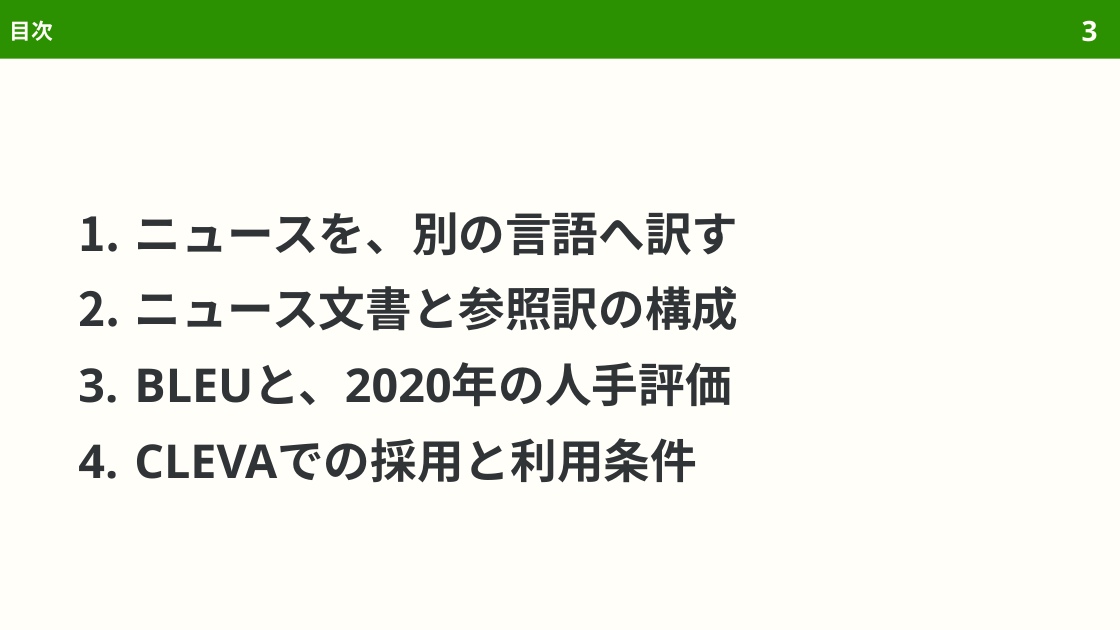
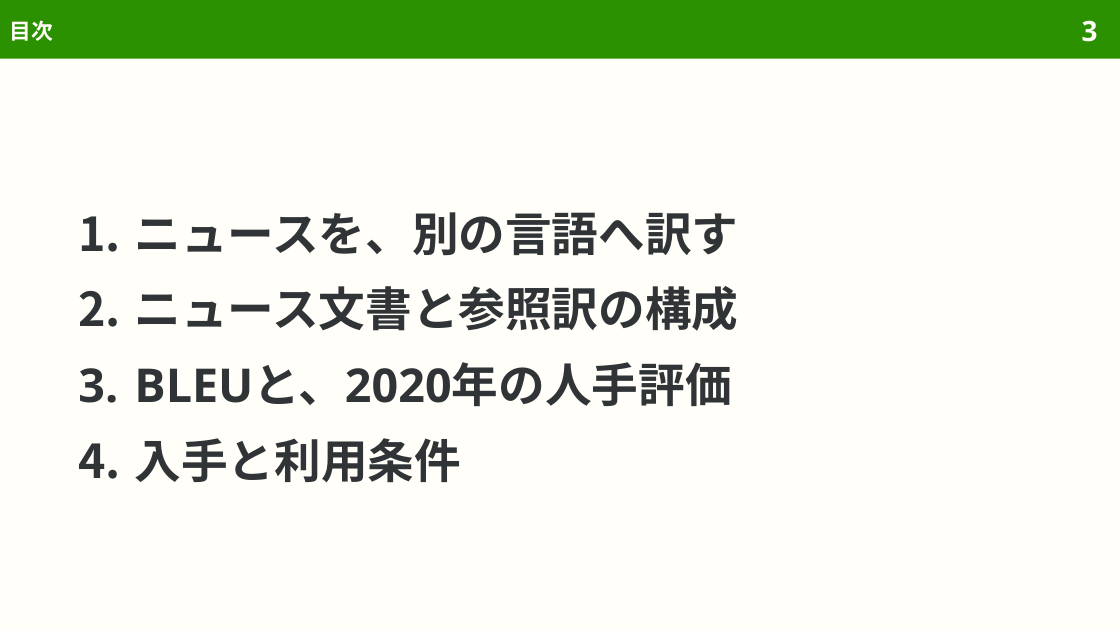
Before and after one commit to sasakiy84/datasets-in-10-minutes, a slide deck: slide 3 of slides/datasets-in-10-minutes-wmt2020-enzh.pptx. Drawn at 1120x630 pixels with LibreOffice and Linux fonts; fonts in the diff are those of the drawing. Boxes give left, top, right and bottom in pixels: in the first picture for what was removed or moved away, otherwise in the second. Text is boxed around its words. In the diff, an @@ line names an element or a change of style, - is before the commit and + after.

```diff
--- a/slides/datasets-in-10-minutes-wmt2020-enzh.pptx
+++ b/slides/datasets-in-10-minutes-wmt2020-enzh.pptx
@@ text at box(134, 438, 461, 483): text changed @@
-4. CLEVAでの採用と利用条件
+4. 入手と利用条件
```
Also in this commit, not shown: 4 other slides changed, 2 slides removed, 46 other files.
